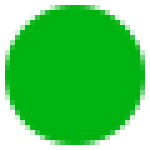
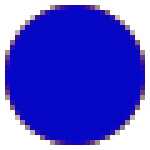
Layer changes from the first 150x150 image to the second:
added layer "Ellipse 1 copy 3" above "Ellipse 1 copy 2" over [5, 5, 145, 145]
showed "Ellipse 1 copy 2" over [5, 5, 145, 145]
showed "Ellipse 1 copy" over [5, 5, 145, 145]
